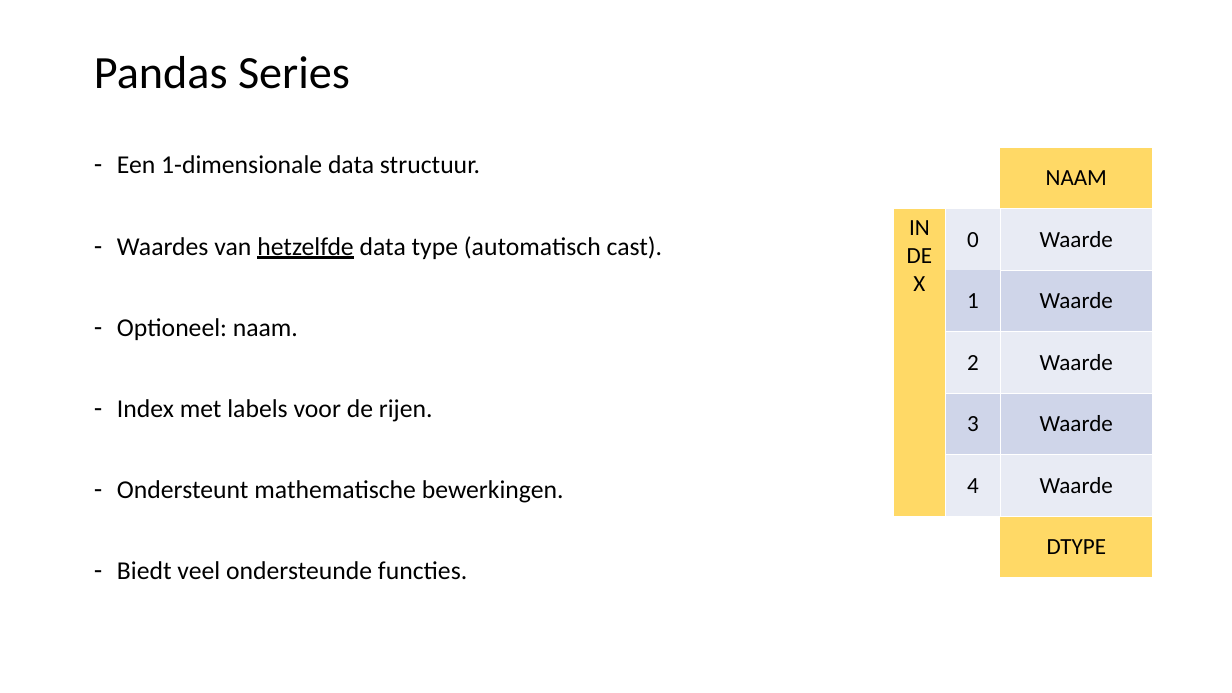
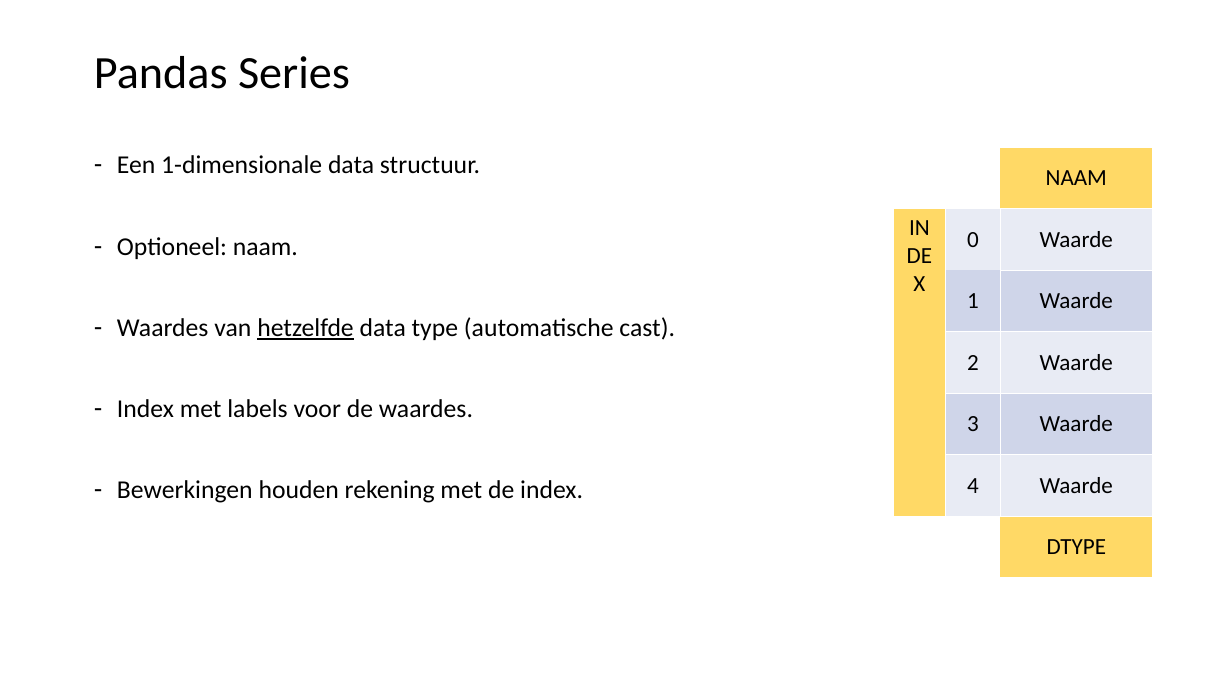
Before and after one commit to LFKoning/knowledge-sharing, a slide deck: slide 6 of python_trainees/3_pandas_plotting/python_traineeship_3.pptx. Drawn at 1232x693 pixels with LibreOffice and Linux fonts; fonts in the diff are those of the drawing. Boxes give left, top, right and bottom in pixels: in the first picture for what was removed or moved away, otherwise in the second. Text is boxed around its words. In the diff, an @@ line names an element or a change of style, - is before the commit and + after.

```diff
--- a/python_trainees/3_pandas_plotting/python_traineeship_3.pptx
+++ b/python_trainees/3_pandas_plotting/python_traineeship_3.pptx
@@ text at bbox=[117, 236, 663, 259]: paragraph removed @@
-– Waardes van hetzelfde data type (automatisch cast).
@@ text at bbox=[117, 317, 675, 503]: text changed @@
-– Index met labels voor de rijen.
-– Ondersteunt mathematische bewerkingen.
-– Biedt veel ondersteunde functies.
+– Waardes van hetzelfde data type (automatische cast).
+– Index met labels voor de waardes.
+– Bewerkingen houden rekening met de index.
```
Also in this commit, not shown: 3 other slides changed.
